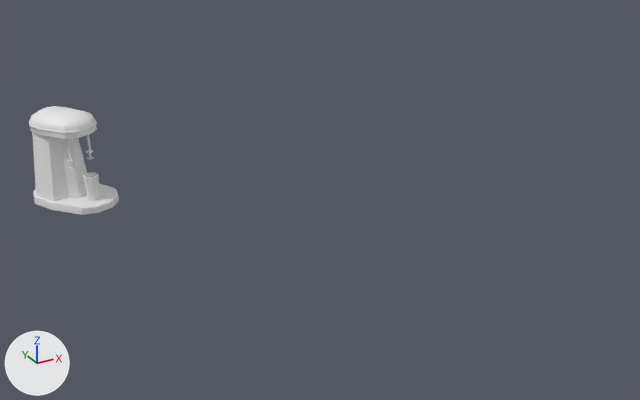
Renders of the FBX model AlienDinerDash/Assets/Art/Map/Models/Milkshake machine .fbx from each side of a commit.
Camera for both pictures: a 50 mm lens placed at (2.47, -3.51, 4.53), pointed at (5.76, 2.47, 1.54). Arrows for +X, +Y and +Z are at lower left; the lights stay in place. The picture after the commit comes second. Where no turn or scale is listed for an object, it has been applied to the vertices.

In view in the first picture: 'Milkshake cup', 'Milkshake machine '.
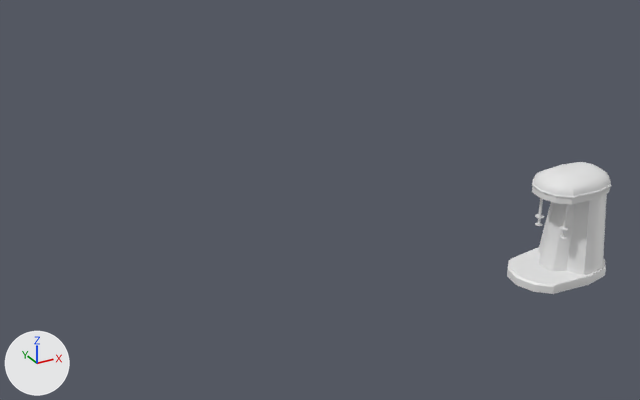
Diff of the bpy script that builds the scene:
```diff
--- a/AlienDinerDash/Assets/Art/Map/Models/Milkshake machine .fbx.py
+++ b/AlienDinerDash/Assets/Art/Map/Models/Milkshake machine .fbx.py
@@ ob_milkshake_cup @@
-ob_milkshake_cup = bpy.data.objects.new('Milkshake cup', me_cylinder_017)
-ob_milkshake_cup.location = (4.23, 3.938, 1.477)
@@ ob_milkshake_machine @@
 ob_milkshake_machine = bpy.data.objects.new('Milkshake machine ', me_cylinder_012)
-ob_milkshake_machine.location = (4.116, 4.175, 1.757)
-ob_milkshake_machine.rotation_euler = (1.571, 0.0, 2.179)  # degrees (90, 0, 125)
+ob_milkshake_machine.location = (7.048, 0.964, 1.757)
+ob_milkshake_machine.rotation_euler = (1.571, 0.0, 0.0411)  # degrees (90, 0, 2.4)
 ob_milkshake_machine.scale = (0.00283, 0.00283, 0.00283)
```

Location of each change, [x1, y1, x2, y2] in pixels of the pictures (640 x 400 px):
'Milkshake machine ', moved, turned
    before: [29, 106, 119, 215]
    after: [507, 162, 611, 294]
'Milkshake cup', deleted
    before: [83, 172, 99, 201]
